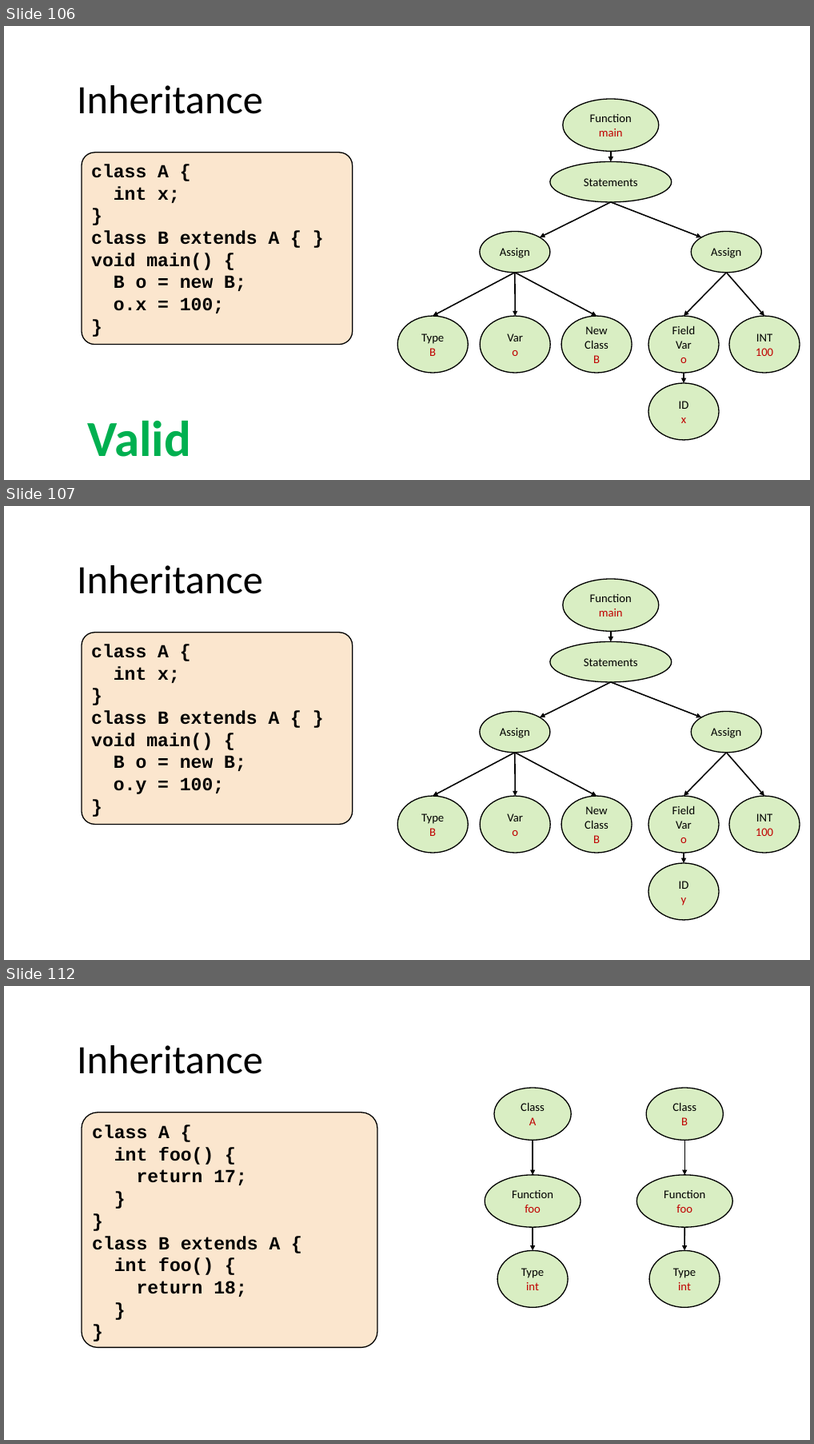
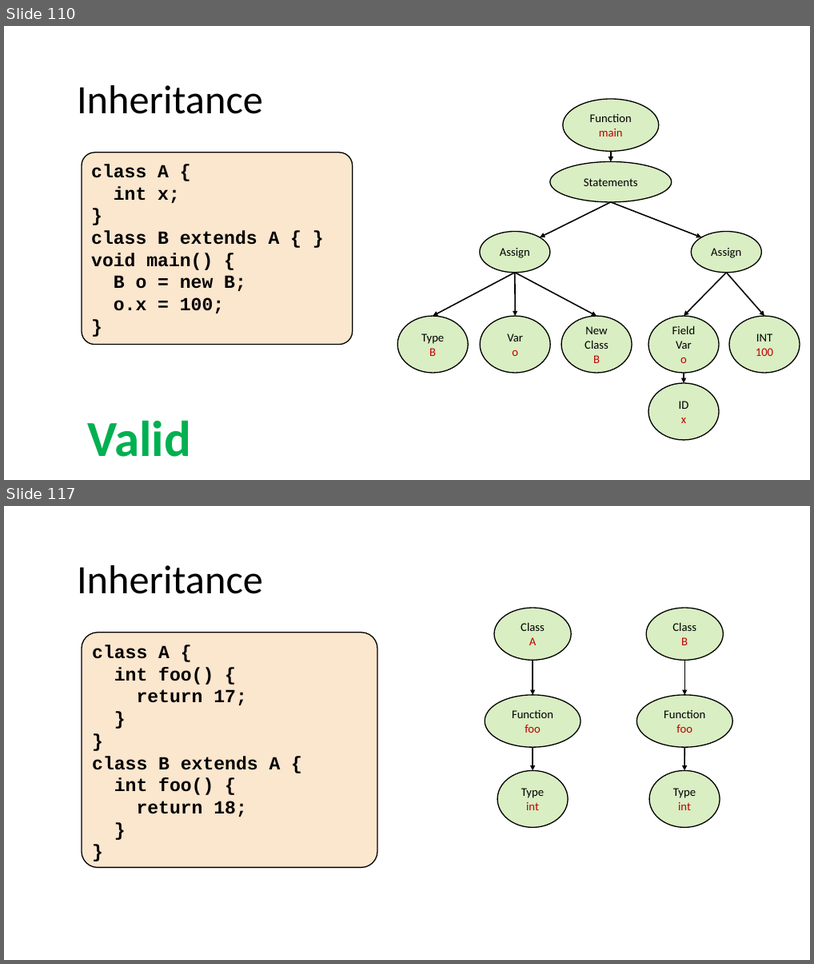
Before and after one commit to nivshani/compilation, a slide deck: slides/semantic.pptx. Shown one above the other, each under a label of ours: slides 106, 107 and 112 before the commit, slides 110 and 117 after it; the slides between them are not shown. The pictures are 814x1444 and 814x964 pixels, drawn with LibreOffice and Linux fonts; fonts in the diff are those of the drawing. Boxes give left, top, right and bottom in pixels: in the first picture for what was removed or moved away, otherwise in the second. Text is boxed around its words. In the diff, an @@ line names an element or a change of style, - is before the commit and + after.

```diff
--- a/slides/semantic.pptx
+++ b/slides/semantic.pptx
@@ slide 107 removed at [4,506,810,960], background #FFFFFF @@
@@ text removed at [77,565,263,594] @@
-Inheritance
@@ ellipse removed at [563,579,659,631] @@
-Function
-main
@@ rounded rectangle removed at [82,632,353,824] @@
-class A {
-int x;
-}
-class B extends A { }
-void main() {
-B o = new B;
-o.y = 100;
-}
@@ ellipse removed at [550,641,672,682] @@
-Statements
@@ arrow removed from (611, 632) to (611, 641) @@
@@ arrow removed from (611, 682) to (540, 717) @@
@@ arrow removed from (611, 682) to (702, 717) @@
@@ ellipse removed at [480,711,550,752] @@
-Assign
@@ ellipse removed at [692,711,762,752] @@
-Assign
@@ arrow removed from (515, 752) to (433, 796) @@
@@ arrow removed from (515, 752) to (597, 796) @@
@@ arrow removed from (515, 752) to (516, 796) @@
@@ arrow removed from (727, 752) to (684, 796) @@
@@ arrow removed from (727, 752) to (765, 796) @@
@@ ellipse removed at [398,796,468,852] @@
-Type
-B
@@ ellipse removed at [480,796,550,852] @@
-Var
-o
@@ ellipse removed at [562,796,632,852] @@
-New
-Class
-B
@@ ellipse removed at [649,796,719,852] @@
-Field
-Var
-o
@@ ellipse removed at [730,796,800,852] @@
-INT
-100
@@ ellipse removed at [649,863,719,920] @@
-ID
-y
@@ arrow removed from (684, 852) to (684, 863) @@
@@ what was slide 106 is now slide 110 @@
@@ what was slide 112 is now slide 117 @@
```
Also in this commit, not shown: 13 slides changed, 10 slides added, 7 other slides removed, 1 other file.
